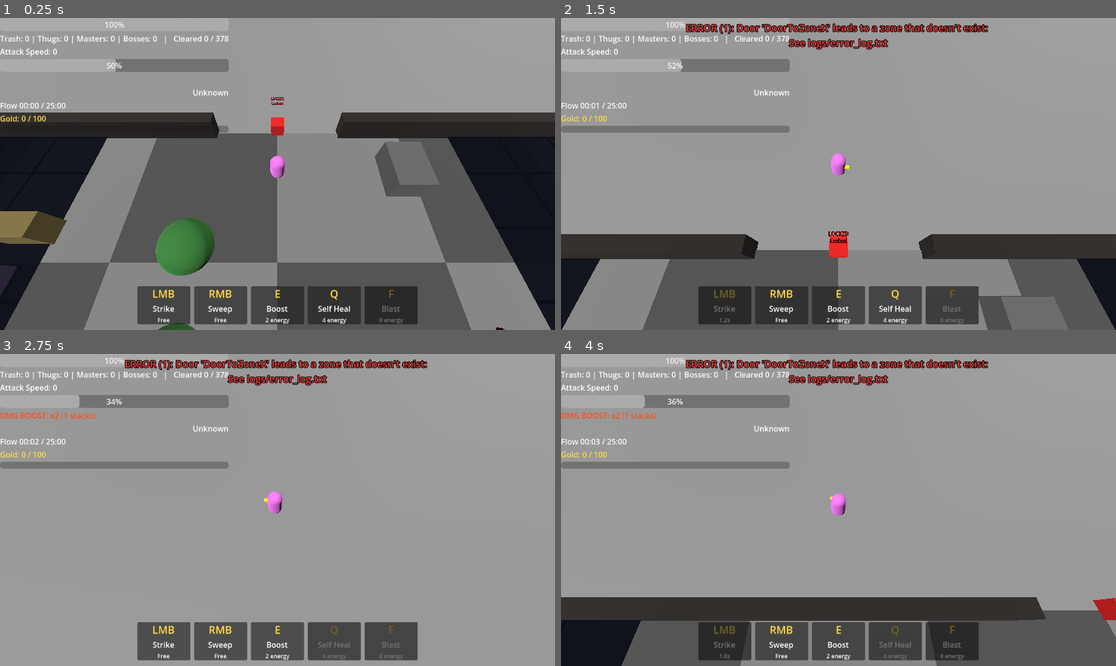
Above: before the commit, frames 1-4 (two rows, left to right).
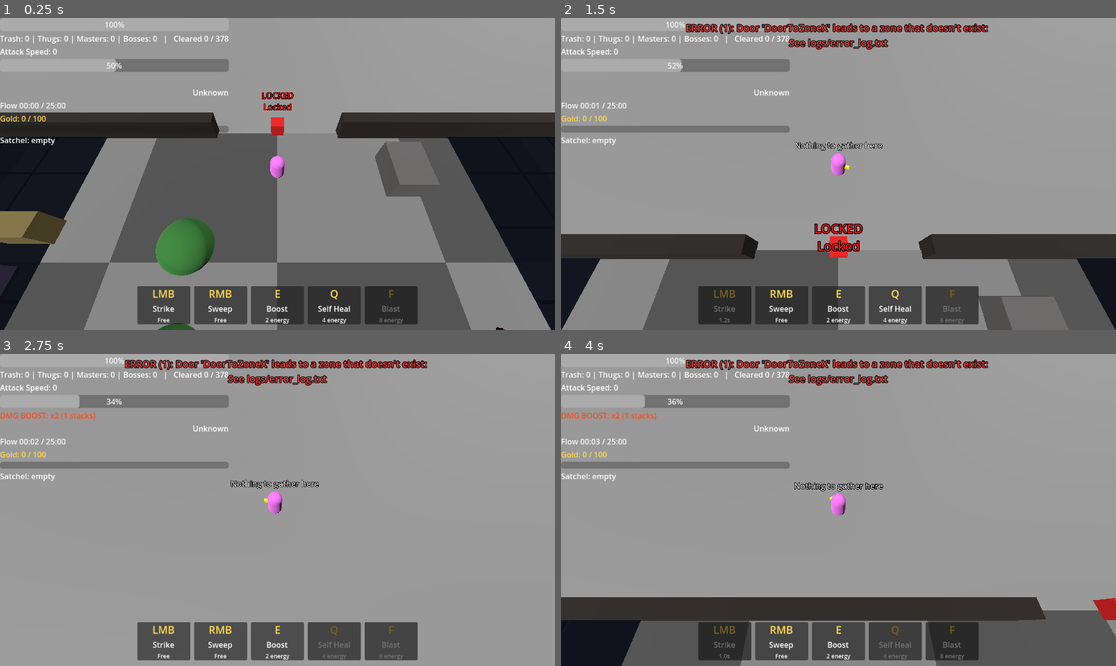
Above: after the commit, the same moments.

Repository: Zietgeist/Exultation
Game: Godot game, scene res://ZoneBase.tscn
Same seed, same stepped clock (60 frames per second), same inputs: the game is played once before the commit and once after it. This scene is started directly instead of the project's main scene.
Inputs (mouse positions are in pixels of both pictures, inside the frame that each line leads up to):
- Up to frame 1 (0.25 s): no input
- Up to frame 2 (1.5 s): tap Enter at 0.5 s; move the mouse to (810, 236) at 0.52 s; hold Up (ui_up) from 0.53 s (still down); tap G at 0.6, 1.35 s; click (810, 236) at 0.67 s; move the mouse to (1005, 220) at 1.27 s
- Up to frame 3 (2.75 s): move the mouse to (111, 463) at 2.02 s; release Up (ui_up) at 2.03 s; hold Left (ui_left) from 2.03 s (still down); tap E at 2.1 s; tap G at 2.3 s
- Up to frame 4 (4 s): tap Space at 2.75 s; move the mouse to (866, 510) at 2.77 s; tap Q at 2.85 s; click (866, 510) at 2.92 s; tap G at 3.05, 3.8 s; tap Enter at 3.5 s; move the mouse to (755, 432) at 3.52 s; release Left (ui_left) at 3.53 s; hold Down (ui_down) from 3.53 s (still down); tap F at 3.6 s

The runs differ from the first frame. In frame 1, 0.3% of the frame differs, in the area x 0-53%, y 23-41%; in frame 2, 0.7%, in the area x 0-58%, y 38-75%; in frame 3, 0.3%; in frame 4, 0.3%.

Commit message:
Resource nodes from Zone 2 on (ore at hills, herbs at trees, rare Treesilver in ancient trees, Cliff Orchids on hills); G to gather (1.5s, interrupted by hits); satchel saved and shown on HUD; quality = zone number - 1, open-ended; bigger readable labels
Co-Authored-By: Claude Opus 5.5 <noreply@anthropic.com>
Claude-Session: https://claude.ai/code/session_013yxoaHLvU2gzuZEUgoi9o3

Diff:
--- a/GameState.gd
+++ b/GameState.gd
@@ -85,6 +85,7 @@
 			unlocked_zones = cfg.get_value("progress", "unlocked_zones", unlocked_zones)
 		gold_carried = cfg.get_value("gold", "carried", 0)
 		gold_banked = cfg.get_value("gold", "banked", 0)
+		satchel = cfg.get_value("resources", "satchel", {})
 	bag_full.connect(_on_bag_full)
 
 
@@ -93,6 +94,7 @@
 	cfg.set_value("progress", "unlocked_zones", unlocked_zones)
 	cfg.set_value("gold", "carried", gold_carried)
 	cfg.set_value("gold", "banked", gold_banked)
+	cfg.set_value("resources", "satchel", satchel)
 	if cfg.save(PROGRESS_PATH) != OK:
 		ErrorLog.fail("Could not save progress to " + PROGRESS_PATH)
 
@@ -329,3 +331,48 @@
 		return sp != null and sp.bosses_killed >= BOSSES_TO_UNLOCK
 	var mem = zone_memory.get(path, {}).get("spawner", null)
 	return mem != null and mem.bosses_killed >= BOSSES_TO_UNLOCK
+
+
+# ---------------- Resources (gathered in the wild) ----------------
+# Each resource is just a TYPE and a QUALITY number. Quality = zone number - 1
+# (Zone 2 = 1, Zone 3 = 2, ... no upper limit). To add more qualities, add names below;
+# anything past the list still works and shows as "<type> (Quality N)".
+const RESOURCE_INFO = {
+	"ore": {label = "Ore", color = Color(0.75, 0.5, 0.3), names = ["Copper ore", "Iron ore"]},
+	"herb": {label = "Herb", color = Color(0.5, 0.85, 0.3), names = ["Sunleaf", "Moonleaf"]},
+	"treesilver": {label = "Treesilver", color = Color(0.82, 0.86, 0.92), names = ["Young Treesilver", "Elder Treesilver"]},
+	"orchid": {label = "Cliff Orchid", color = Color(0.9, 0.45, 0.8), names = ["Pale Cliff Orchid", "Storm Cliff Orchid"]},
+}
+
+var satchel = {}	# "type:quality" -> count (saved between plays)
+
+
+## Resource quality for a zone: 0 means no resources there (Zone 1).
+func zone_quality(scene_path: String) -> int:
+	return max(0, ZONE_ORDER.find(scene_path))
+
+
+func resource_name(type: String, quality: int) -> String:
+	var names = RESOURCE_INFO[type].names
+	if quality >= 1 and quality <= names.size():
+		return names[quality - 1]
+	return "%s (Quality %d)" % [RESOURCE_INFO[type].label, quality]
+
+
+func add_resource(type: String, quality: int, amount := 1):
+	var key = "%s:%d" % [type, quality]
+	satchel[key] = satchel.get(key, 0) + amount
+	save_progress()
+
+
+## Short one-line summary for the HUD, e.g. "Copper ore 3 · Sunleaf 2"
+func satchel_text() -> String:
+	var parts = []
+	var keys = satchel.keys()
+	keys.sort()
+	for key in keys:
+		if satchel[key] <= 0:
+			continue
+		var bits = key.split(":")
+		parts.append("%s %d" % [resource_name(bits[0], int(bits[1])), satchel[key]])
+	return "Satchel: " + (" · ".join(parts) if parts.size() > 0 else "empty")
--- a/character_body_3d.gd
+++ b/character_body_3d.gd
@@ -124,6 +124,7 @@
 			KEY_E: use_energy_ability()
 			KEY_Q: use_secondary_ability()
 			KEY_F: use_class_ability()
+			KEY_G: start_gathering()
 	if event is InputEventMouseButton:
 		if event.button_index == MOUSE_BUTTON_WHEEL_UP and event.pressed:
 			speed_level = min(speed_level + 1, MAX_SPEED_LEVELS)
@@ -195,6 +196,8 @@
 		camera.global_position = global_position + CAMERA_OFFSET
 
 	_tick_aura(delta)
+	_tick_gathering(delta)
+	_update_gather_hint(delta)
 
 	if Input.is_mouse_button_pressed(MOUSE_BUTTON_LEFT):
 		if st_cooldown <= 0:
@@ -258,6 +261,8 @@
 func take_damage(amount, source = null):
 	if invulnerable_time > 0.0:
 		return
+	if gather_node != null:
+		_stop_gathering("Interrupted!")
 	if source and "tier" in source:
 		last_attacker = SkinManager.name_of(source.TIER_IDS[source.tier] + "_one")
 		if aura_time_left > 0.0 and is_instance_valid(source):
@@ -553,3 +558,107 @@
 	var t = node.create_tween()
 	t.tween_property(node.material_override, "albedo_color:a", 0.0, seconds)
 	t.tween_callback(node.queue_free)
+
+
+# ---------------- Gathering (G) ----------------
+const GATHER_RANGE = 2.5
+const GATHER_TIME = 1.5		# seconds; getting hit or walking away interrupts it
+
+var gather_node = null
+var gather_left = 0.0
+var _gather_start = Vector3.ZERO
+var _gather_label: Label3D = null
+var _label_tween: Tween = null
+
+
+## The node G would gather from here (closest one in reach), or null.
+func _nearest_gatherable():
+	var best = null
+	var best_d = INF
+	for n in get_tree().get_nodes_in_group("resource_node"):
+		var d = n.horizontal_distance(global_position)
+		var score = d - n.reach	# nodes up on a hill or trunk count as a bit closer
+		if d <= GATHER_RANGE + n.reach and score < best_d:
+			best = n
+			best_d = score
+	return best
+
+
+var _hint_node = null
+var _hint_timer = 0.0
+
+## Show "G: <name>" over just the one node G would pick.
+func _update_gather_hint(delta):
+	_hint_timer -= delta
+	if _hint_timer > 0.0:
+		return
+	_hint_timer = 0.1
+	var n = _nearest_gatherable()
+	if n == _hint_node:
+		return
+	if is_instance_valid(_hint_node):
+		_hint_node.set_highlight(false)
+	_hint_node = n
+	if n:
+		n.set_highlight(true)
+
+
+func start_gathering():
+	if gather_node != null:
+		return
+	var best = _nearest_gatherable()
+	if best == null:
+		_float_text("Nothing to gather here", Color(0.8, 0.8, 0.8))
+		return
+	gather_node = best
+	gather_left = GATHER_TIME
+	_gather_start = global_position
+
+
+func _tick_gathering(delta):
+	if gather_node == null:
+		return
+	if not is_instance_valid(gather_node) or global_position.distance_to(_gather_start) > 1.0:
+		_stop_gathering("Stopped")
+		return
+	gather_left -= delta
+	var dots = ".".repeat(int((GATHER_TIME - gather_left) * 2) % 4)
+	_show_gather_label("Gathering" + dots, Color(1, 1, 1))
+	if gather_left <= 0.0:
+		var n = gather_node
+		gather_node = null
+		GameState.add_resource(n.type, n.quality)
+		_float_text("+1 " + GameState.resource_name(n.type, n.quality), GameState.RESOURCE_INFO[n.type].color.lightened(0.3))
+		n.queue_free()
+
+
+func _stop_gathering(reason: String):
+	gather_node = null
+	_float_text(reason, Color(1, 0.5, 0.4))
+
+
+func _show_gather_label(text: String, color: Color):
+	if _gather_label == null:
+		_gather_label = Label3D.new()
+		_gather_label.billboard = BaseMaterial3D.BILLBOARD_ENABLED
+		_gather_label.position.y = 2.2
+		_gather_label.font_size = 40
+		_gather_label.pixel_size = 0.012
+		_gather_label.outline_size = 10
+		_gather_label.no_depth_test = true
+		add_child(_gather_label)
+	if _label_tween:
+		_label_tween.kill()
+		_label_tween = null
+	_gather_label.text = text
+	_gather_label.modulate = color
+	_gather_label.modulate.a = 1.0
+	_gather_label.visible = true
+
+
+## Short message above your head that fades away.
+func _float_text(text: String, color: Color):
+	_show_gather_label(text, color)
+	_label_tween = _gather_label.create_tween()
+	_label_tween.tween_interval(0.8)
+	_label_tween.tween_property(_gather_label, "modulate:a", 0.0, 0.5)
--- a/door.gd
+++ b/door.gd
@@ -17,6 +17,7 @@
 	label.billboard = BaseMaterial3D.BILLBOARD_ENABLED
 	label.position = Vector3(0, 2.5, 0)
 	label.font_size = 48
+	label.pixel_size = 0.012	# readable from the zoomed-out camera
 	label.outline_size = 12
 	label.no_depth_test = true
 	add_child(label)
--- a/hud_control.gd
+++ b/hud_control.gd
@@ -15,6 +15,7 @@
 var notice_timer = 0.0
 var gold_bar = null
 var gold_label = null
+var satchel_label = null
 
 func _ready():
 	zone_label = get_node("VBoxContainer/ZoneLabel")
@@ -39,6 +40,8 @@
 	fill.bg_color = Color(1.0, 0.8, 0.15)
 	gold_bar.add_theme_stylebox_override("fill", fill)
 	$VBoxContainer.add_child(gold_bar)
+	satchel_label = Label.new()
+	$VBoxContainer.add_child(satchel_label)
 
 	player = get_tree().get_first_node_in_group("player")
 	if player:
@@ -97,6 +100,7 @@
 			notice_label.visible = false
 	gold_bar.value = GameState.gold_carried
 	gold_label.text = "Gold: %d / %d" % [GameState.gold_carried, GameState.GOLD_CAPACITY]
+	satchel_label.text = GameState.satchel_text()
 	if GameState.is_bag_full():
 		gold_label.text += "  - FULL! Take the gold portal home"
 	if death_timer > 0.0:
--- /dev/null
+++ b/resource_node.gd
@@ -0,0 +1,67 @@
+extends Node3D
+## Something you can gather (press G when close): ore, herbs, Treesilver or Cliff Orchid.
+## Set `type`, `quality` and `reach` before adding it to the scene.
+
+var type = "ore"	# "ore", "herb", "treesilver", "orchid"
+var quality = 1
+var reach = 0.0		# extra gather distance (for nodes sitting on a hill or trunk)
+
+var _label: Label3D
+
+
+func _ready():
+	add_to_group("resource_node")
+	var mi = MeshInstance3D.new()
+	var mat = StandardMaterial3D.new()
+	mat.albedo_color = GameState.RESOURCE_INFO[type].color
+	match type:
+		"ore":
+			var m = BoxMesh.new()
+			m.size = Vector3(1.2, 0.9, 1.2)
+			mi.mesh = m
+			mi.position.y = 0.45
+			mi.rotation.y = randf() * TAU
+		"herb":
+			var m = SphereMesh.new()
+			m.radius = 0.45
+			m.height = 0.6
+			mi.mesh = m
+			mi.position.y = 0.3
+		"treesilver":
+			var m = BoxMesh.new()
+			m.size = Vector3(0.35, 0.8, 0.35)
+			mi.mesh = m
+			mi.position.y = 1.0
+			mat.emission_enabled = true
+			mat.emission = Color(0.6, 0.7, 0.8)
+		"orchid":
+			var m = SphereMesh.new()
+			m.radius = 0.3
+			m.height = 0.5
+			mi.mesh = m
+			mi.position.y = 0.25
+			mat.emission_enabled = true
+			mat.emission = Color(0.6, 0.2, 0.5)
+	mi.material_override = mat
+	add_child(mi)
+
+	_label = Label3D.new()
+	_label.billboard = BaseMaterial3D.BILLBOARD_ENABLED
+	_label.position.y = 1.8
+	_label.font_size = 36
+	_label.pixel_size = 0.012	# readable from the zoomed-out camera
+	_label.outline_size = 10
+	_label.no_depth_test = true
+	_label.text = "G: " + GameState.resource_name(type, quality)
+	_label.modulate = GameState.RESOURCE_INFO[type].color.lightened(0.4)
+	_label.visible = false
+	add_child(_label)
+
+
+## The player turns this on for the one node that G would gather right now.
+func set_highlight(on: bool):
+	_label.visible = on
+
+
+func horizontal_distance(p: Vector3) -> float:
+	return Vector2(p.x - global_position.x, p.z - global_position.z).length()
--- a/terrain_generator.gd
+++ b/terrain_generator.gd
@@ -13,6 +13,14 @@
 const HILLS = 5
 const GROVES = 6
 const ANCIENT_TREE_CHANCE = 0.15
+
+# Resources (only in zones with quality 1+, i.e. Zone 2 onward)
+const ORE_PER_HILL = Vector2i(2, 4)
+const ORCHID_CHANCE = 0.3		# per hill: a rare Cliff Orchid on its slope
+const HERB_CHANCE = 0.3			# per tree: herbs at its feet
+const TREESILVER_CHANCE = 0.5	# per ancient tree
+const NODE_SCRIPT = preload("res://resource_node.gd")
+var _quality = 0
 
 var _mats = {}
 var _gates = []	# gate positions, read before anything is placed
@@ -36,8 +44,11 @@
 
 	var m = GameState.obstacle_multiplier()
 	_find_gates()
+	_quality = GameState.zone_quality(owner.scene_file_path) if owner else 0
 	spawn_hills(roundi(HILLS * m))
 	spawn_groves(roundi(GROVES * m))
+	if _quality > 0:
+		spawn_resources()
 	spawn_terrain(DITCH_SCENE, roundi(15 * m))	# half as many slow patches as before
 	spawn_clusters(LOW_WALL_SCENE, roundi(15 * m))
 	spawn_clusters(SOLID_WALL_SCENE, roundi(10 * m))
@@ -210,6 +221,48 @@
 	match t.kind:
 		"hill": _make_hill(t.p, t)
 		"tree": _make_tree(t.p, t)
+		"node": _make_node(t.p, t)
+
+
+# ---------------- Resources ----------------
+
+func spawn_resources():
+	for hill in get_tree().get_nodes_in_group("hill"):
+		if not hill.get_parent() == self:
+			continue
+		var d = hill.get_meta("data")
+		for i in range(randi_range(ORE_PER_HILL.x, ORE_PER_HILL.y)):
+			var a = randf() * TAU
+			var p = hill.position + Vector3(cos(a), 0, sin(a)) * (d.r * 0.8 + 0.9)
+			if not _near_gate(p):
+				_make_node(p, {type = "ore", q = _quality, reach = 0.0})
+		if randf() < ORCHID_CHANCE:
+			var a = randf() * TAU
+			var p = hill.position + Vector3(cos(a) * d.r * 0.82, d.h * 0.35, sin(a) * d.r * 0.82)
+			_make_node(p, {type = "orchid", q = _quality, reach = 1.0})
+	for tree in get_tree().get_nodes_in_group("tree"):
+		if not tree.get_parent() == self:
+			continue
+		var d = tree.get_meta("data")
+		if d.ancient and randf() < TREESILVER_CHANCE:
+			var a = randf() * TAU
+			_make_node(tree.position + Vector3(cos(a), 0, sin(a)) * (0.35 * d.s + 0.25), {type = "treesilver", q = _quality, reach = 0.5})
+		elif randf() < HERB_CHANCE:
+			var a = randf() * TAU
+			var p = tree.position + Vector3(cos(a), 0, sin(a)) * randf_range(1.2, 2.5)
+			if not _near_gate(p):
+				_make_node(p, {type = "herb", q = _quality, reach = 0.0})
+
+
+func _make_node(pos: Vector3, data: Dictionary):
+	var n = NODE_SCRIPT.new()
+	n.type = data.type
+	n.quality = data.q
+	n.reach = data.get("reach", 0.0)
+	n.set_meta("kind", "node")
+	n.set_meta("data", {type = data.type, q = data.q, reach = n.reach})
+	add_child(n)
+	n.position = pos
 
 
 func _mat(id: String, color: Color) -> StandardMaterial3D:
